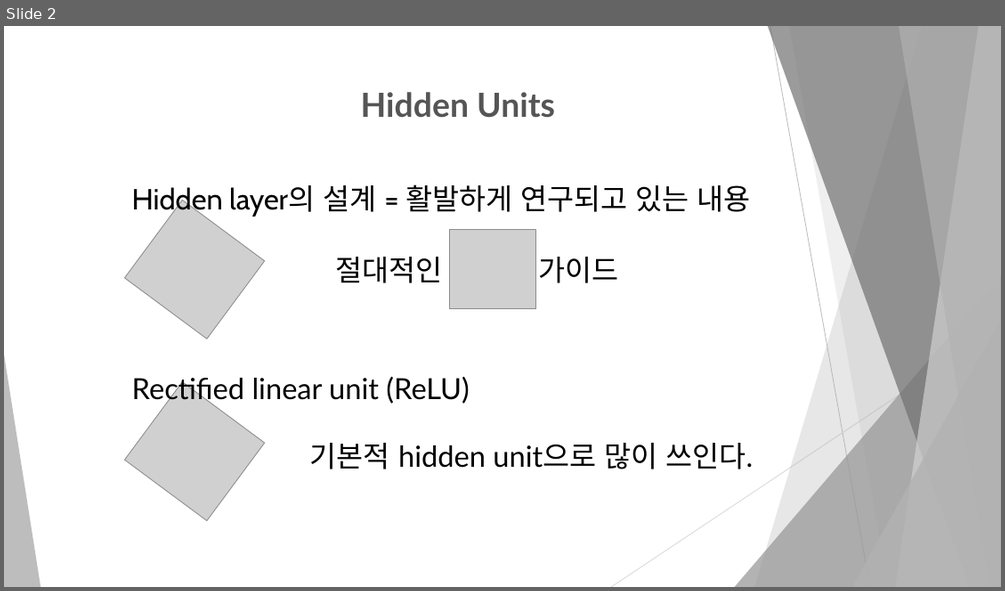
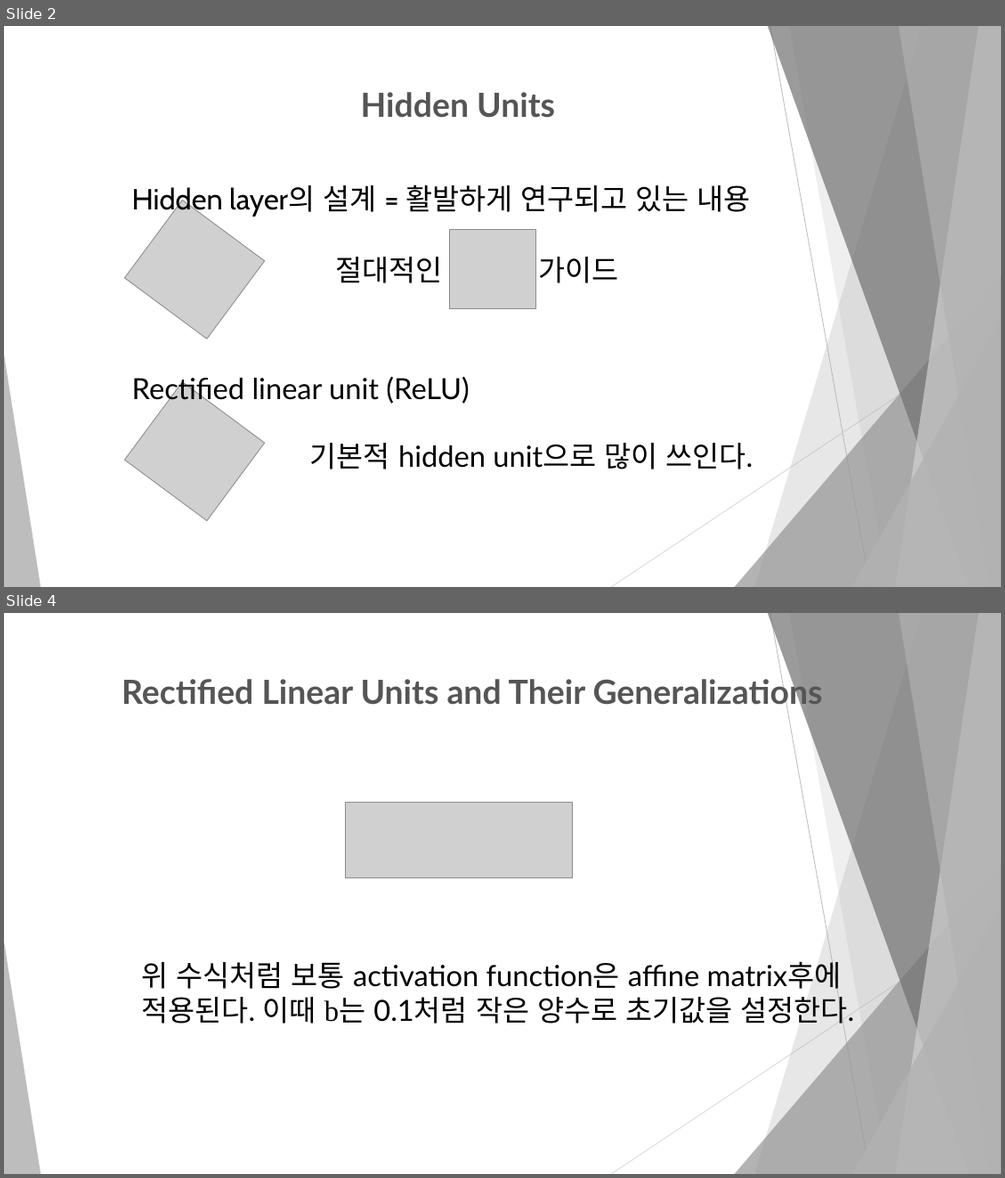
Before and after one commit to dbswl067/Machine-learning, a slide deck: 발표 자료/6.3 Hidden Units.pptx. Shown one above the other, each under a label of ours: slide 2 before the commit, slides 2 and 4 after it; the slides between them are not shown. The pictures are 1005x591 and 1005x1178 pixels, drawn with LibreOffice and Linux fonts; fonts in the diff are those of the drawing; grey boxes stand for pictures. Boxes give left, top, right and bottom in pixels: in the first picture for what was removed or moved away, otherwise in the second. Text is boxed around its words. In the diff, an @@ line names an element or a change of style, - is before the commit and + after.

```diff
--- a/발표 자료/6.3 Hidden Units.pptx
+++ b/발표 자료/6.3 Hidden Units.pptx
@@ slide 4 added at [4, 613, 1001, 1174], background #FFFFFF; not listed: 10 template elements that a slide beside it also shows @@
@@ text added at [121, 674, 823, 710], 32 pt, text #555555, bold @@
+Rectified Linear Units and Their Generalizations
@@ picture added at [345, 803, 573, 877] @@
@@ text added at [142, 960, 854, 1028], 28 pt, text #000000 @@
+위 수식처럼 보통 activation function은 affine matrix후에 적용된다. 이때 b는 0.1처럼 작은 양수로 초기값을 설정한다.
```
Also in this commit, not shown: 11 other slides added, 7 slides removed, 1 other file.
